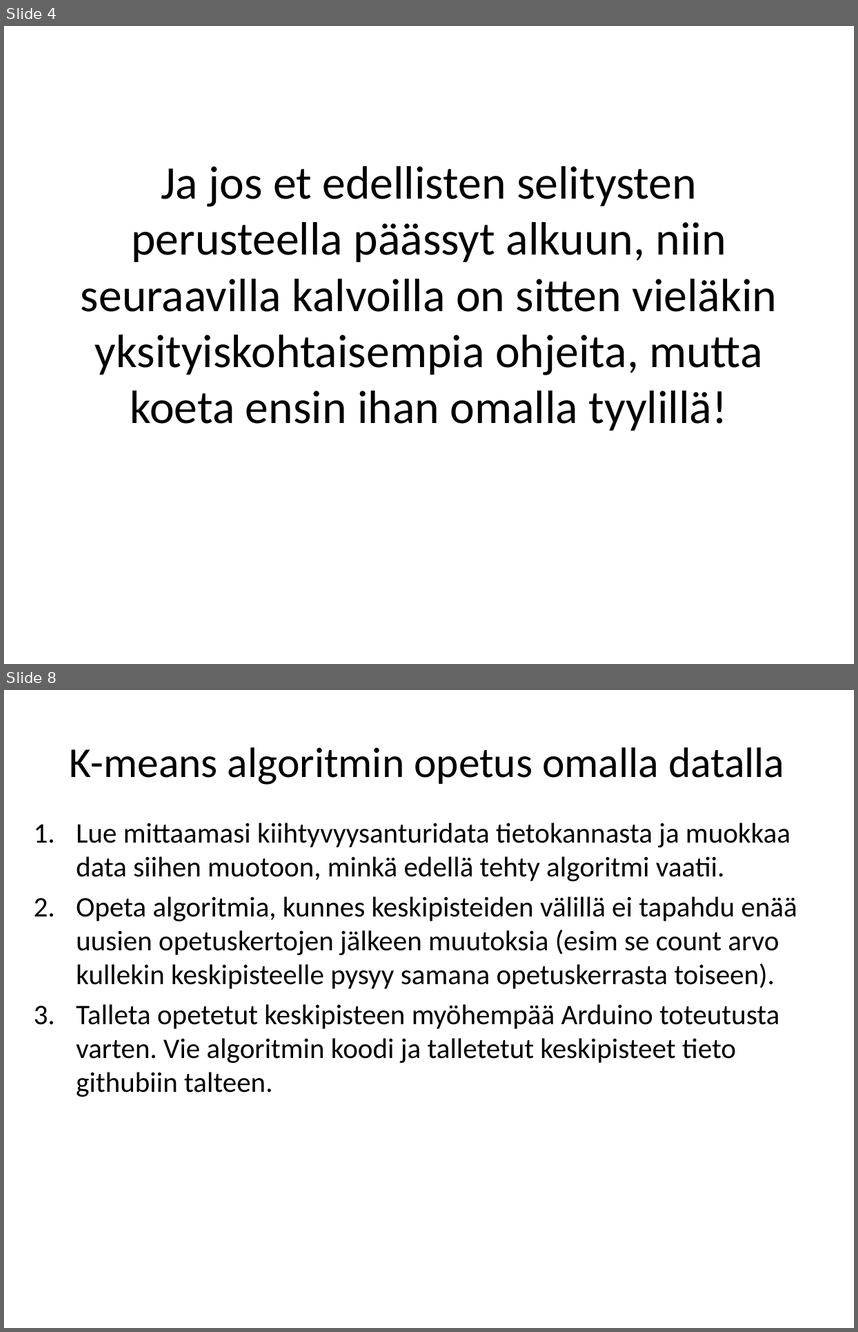
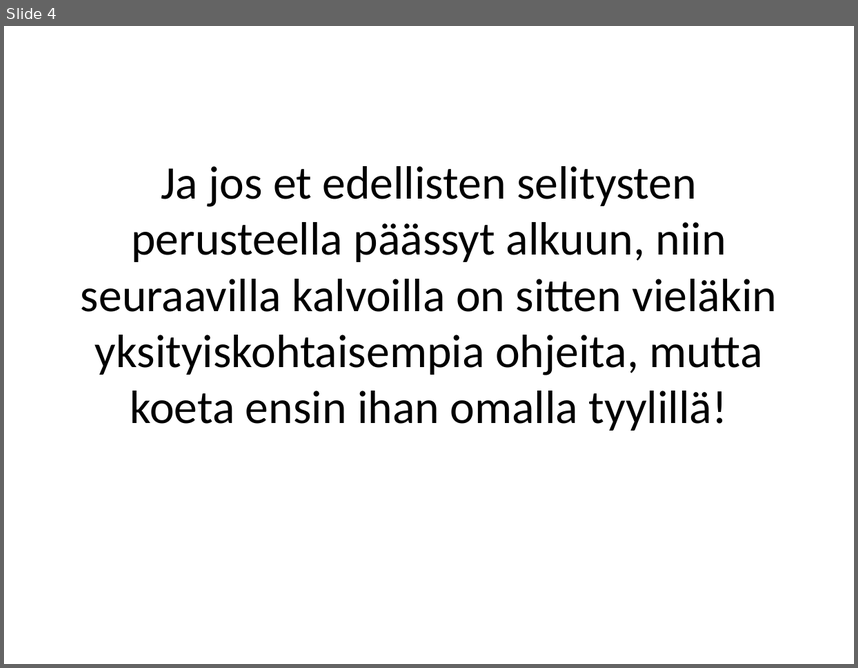
Before and after one commit to kajyrkka/TL_Project_Week5, a slide deck: Viikon 5 tehtavat.pptx. Shown one above the other, each under a label of ours: slides 4 and 8 before the commit, slide 4 after it; the slides between them are not shown. The pictures are 858x1332 and 858x668 pixels, drawn with LibreOffice and Linux fonts; fonts in the diff are those of the drawing; background and template pictures are left out. Boxes give left, top, right and bottom in pixels: in the first picture for what was removed or moved away, otherwise in the second. Text is boxed around its words. In the diff, an @@ line names an element or a change of style, - is before the commit and + after.

```diff
--- a/Viikon 5 tehtavat.pptx
+++ b/Viikon 5 tehtavat.pptx
@@ slide 8 removed at (4,690,854,1328), background #FFFFFF @@
@@ title removed at (70,747,784,785) @@
-K-means algoritmin opetus omalla datalla
@@ text removed at (76,822,797,1096) @@
-1. Lue mittaamasi kiihtyvyysanturidata tietokannasta ja muokkaa data siihen muotoon, minkä edellä tehty algoritmi vaatii.
-2. Opeta algoritmia, kunnes keskipisteiden välillä ei tapahdu enää uusien opetuskertojen jälkeen muutoksia (esim se count arvo kullekin keskipisteelle pysyy samana opetuskerrasta toiseen).
-3. Talleta opetetut keskipisteen myöhempää Arduino toteutusta varten. Vie algoritmin koodi ja talletetut keskipisteet tieto githubiin talteen.
```
Also in this commit, not shown: 3 slides changed, 2 other slides removed, 2 other files.
